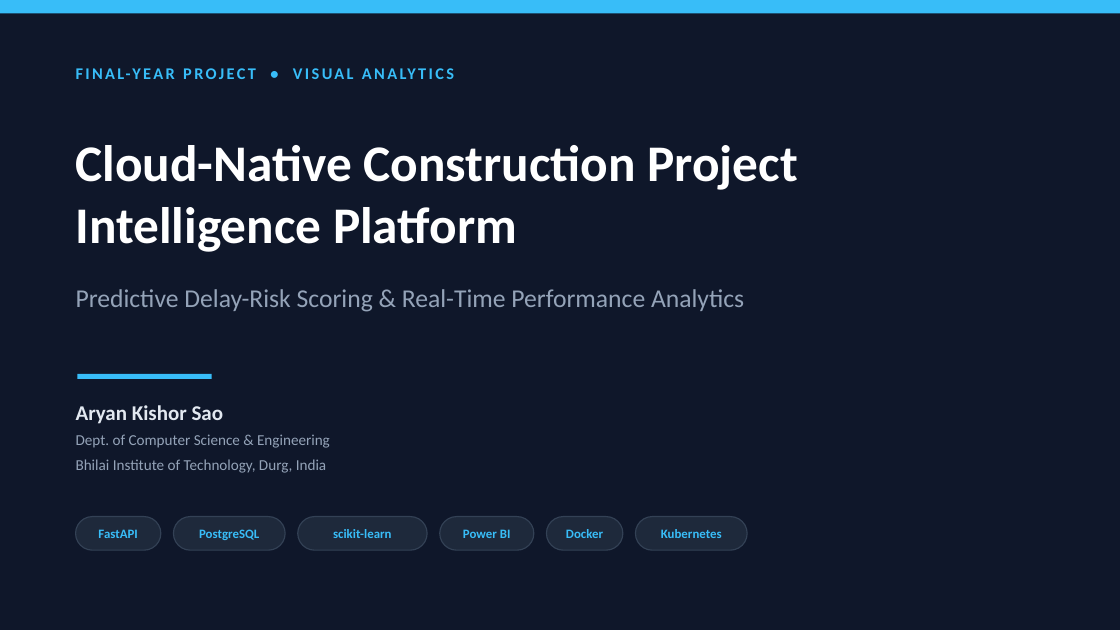
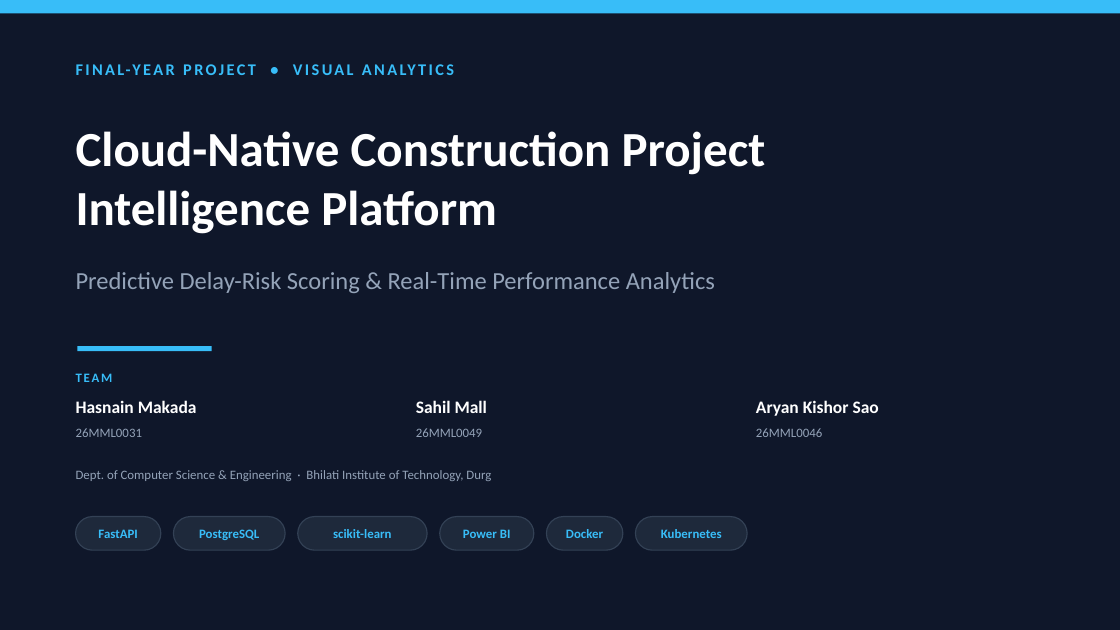
Before and after one commit to castial004/Cloud-Native-Construction-Project-Intelligence-Platform, a slide deck: slide 1 of project-final.pptx. Drawn at 1120x630 pixels with LibreOffice and Linux fonts; fonts in the diff are those of the drawing. Boxes give left, top, right and bottom in pixels: in the first picture for what was removed or moved away, otherwise in the second. Text is boxed around its words. In the diff, an @@ line names an element or a change of style, - is before the commit and + after.

Commit message:
feat(deck): add team details + live platform screenshots, expand to 27 slides
- Add all team members with roll numbers on title + a dedicated team slide
  (Hasnain Makada 26MML0031, Sahil Mall 26MML0049, Aryan Kishor Sao 26MML0046)
- Capture real dashboard screenshots (docs/screenshots/) and add four
  walkthrough slides: Overview, Cost & Schedule, Delay-Risk & Activities,
  Data & Actions
- Expand deck to 27 detailed slides (added Technology Stack, Validated
  Ingestion, Model Selection detail, Why-It-Matters, Validation,
  Reproducibility slides)
- build_deck.py embeds screenshots with 16:10 aspect preservation
- docs/screenshots/README.md documents how to regenerate captures
- gitignore LibreOffice lock files

```diff
--- a/project-final.pptx
+++ b/project-final.pptx
@@ text "FINAL-YEAR PROJECT • VISUAL ANALYTICS" rewrapped from box(647, 145, 798, 311) to box(622, 131, 766, 293) @@
@@ text "Cloud-Native Construction Project Intelligence Platform": place and size @@
-text "Cloud-Native Construction Project Intelligence Platform" at box(76, 145, 636, 252)
+text "Cloud-Native Construction Project Intelligence Platform" at box(76, 131, 611, 234)
@@ text "Cloud-Native Construction Project Intelligence Platform" at box(76, 131, 611, 234): size 44 to 42 pt @@
@@ text "Predictive Delay-Risk Scoring & Real-Time ...": place and size @@
-text "Predictive Delay-Risk Scoring & Real-Time ..." at box(76, 289, 645, 312)
+text "Predictive Delay-Risk Scoring & Real-Time ..." at box(76, 272, 620, 293)
@@ text "Predictive Delay-Risk Scoring & Real-Time ..." at box(76, 272, 620, 293): size 22 to 21 pt @@
@@ rectangle: place and size @@
-rectangle at box(77, 374, 212, 379)
+rectangle at box(77, 346, 212, 351)
@@ text added at box(76, 373, 113, 382), 11 pt, text #38BDF8, bold @@
+TEAM
@@ text added at box(76, 400, 197, 413), 15 pt, text #FFFFFF, bold @@
+Hasnain Makada
@@ text added at box(416, 400, 487, 413), 15 pt, text #FFFFFF, bold @@
+Sahil Mall
@@ text "Aryan Kishor Sao": place and size @@
-text "Aryan Kishor Sao" at box(76, 405, 224, 424)
+text "Aryan Kishor Sao" at box(756, 400, 879, 416)
@@ text "Aryan Kishor Sao" at box(756, 400, 879, 416): size 18 to 15 pt, text colour #E2E8F0 to #FFFFFF @@
@@ text added at box(76, 428, 142, 437), 11 pt, text #94A3B8 @@
+26MML0031
@@ text added at box(416, 428, 482, 437), 11 pt, text #94A3B8 @@
+26MML0049
@@ text added at box(756, 428, 822, 437), 11 pt, text #94A3B8 @@
+26MML0046
@@ text at box(76, 470, 491, 481): text changed; size 13 to 11 pt @@
-Dept. of Computer Science & Engineering
+Dept. of Computer Science & Engineering · Bhilati Institute of Technology, Durg
@@ text removed at box(76, 459, 326, 473) @@
-Bhilai Institute of Technology, Durg, India
```
Also in this commit, not shown: 15 other slides changed, 11 slides added, 2 slides removed, 10 other files.
